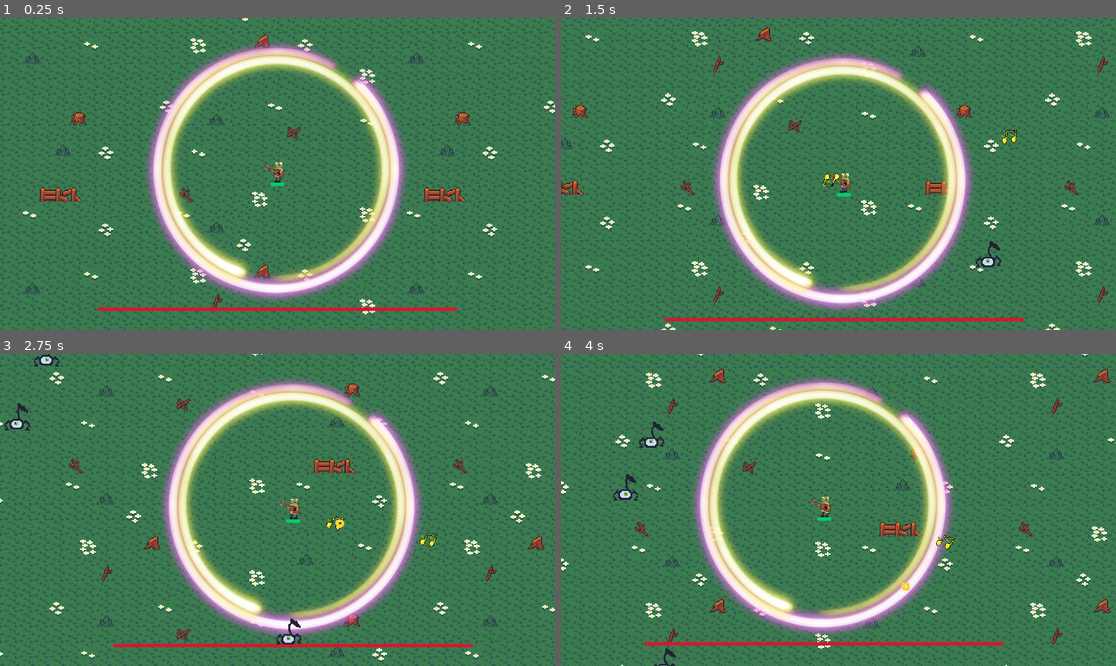
Above: before the commit, frames 1-4 (two rows, left to right).
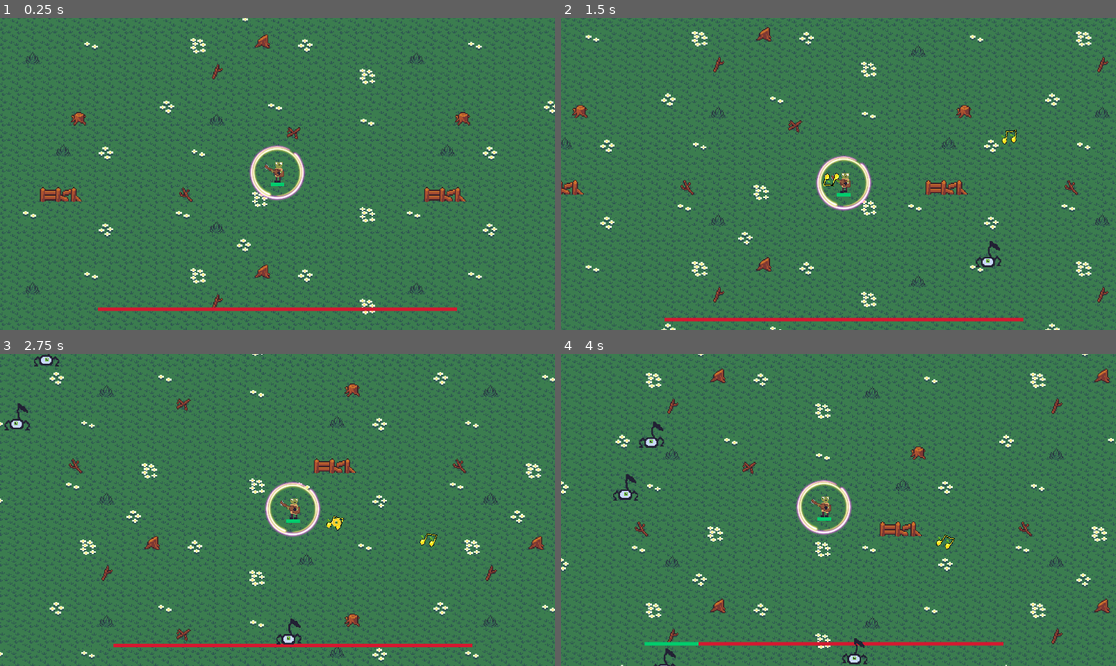
Above: after the commit, the same moments.

Repository: 7ranquility/MagicalGuysTest
Game: Godot game, scene res://scenes/main/main_scene.tscn
Two runs of this game, one before a commit and one after it. Both use one fixed random seed, a clock stepped at 60 frames per second and the inputs below.
Inputs (mouse positions are in pixels of both pictures, inside the frame that each line leads up to):
- Up to frame 1 (0.25 s): no input
- Up to frame 2 (1.5 s): tap Enter at 0.5, 0.8, 1.35 s; move the mouse to (960, 158) at 0.52 s; hold D (ui_right) 0.53-1.28 s; click (960, 158) at 0.6 s; tap Space at 0.77, 1.07 s; move the mouse to (727, 189) at 1.27 s; hold S (ui_down) from 1.28 s (still down); click (727, 189) at 1.42 s
- Up to frame 3 (2.75 s): tap Space at 1.52, 1.82, 2.3 s; tap Keypad Enter at 1.55, 2.1 s; move the mouse to (333, 441) at 2.02 s; release S (ui_down) at 2.03 s; hold D (ui_right) from 2.03 s (still down); click (333, 441) at 2.17 s
- Up to frame 4 (4 s): move the mouse to (810, 572) at 2.77 s; release D (ui_right) at 2.78 s; hold W (ui_up) 2.78-3.53 s; tap Space at 2.85, 3.02, 3.32, 3.77 s; click (810, 572) at 3.05 s; move the mouse to (1005, 556) at 3.52 s; hold A (ui_left) from 3.53 s (still down); click (1005, 556) at 3.6 s; tap Enter at 3.8 s

The runs differ from the first frame. In frame 1, 13% of the frame differs, in the area x 26-74%, y 8-91%; in frame 2, 12%; in frame 3, 13%; in frame 4, 13%, in the area x 15-71%, y 7-100%.

Commit message:
Start Menu

Diff:
--- a/scenes/main/LevelUpMenu.tscn
+++ b/scenes/main/LevelUpMenu.tscn
@@ -14,17 +14,21 @@
 
 [node name="Panel" type="Panel" parent="."]
 layout_mode = 0
-anchor_left = 0.25
-anchor_top = 0.2
-anchor_right = 0.75
-anchor_bottom = 0.8
+anchor_left = 0.5
+anchor_top = 0.5
+anchor_right = 0.5
+anchor_bottom = 0.5
+offset_left = -200.0
+offset_top = -150.0
+offset_right = 200.0
+offset_bottom = 150.0
+size_flags_horizontal = 0
+size_flags_vertical = 0
 
 [node name="VBoxContainer" type="VBoxContainer" parent="Panel"]
 layout_mode = 0
-anchor_left = 0.1
-anchor_top = 0.1
-anchor_right = 0.9
-anchor_bottom = 0.9
+anchor_right = 1.0
+anchor_bottom = 1.0
 
 [node name="Title" type="Label" parent="Panel/VBoxContainer"]
 layout_mode = 2
--- a/scenes/main/main_scene.tscn
+++ b/scenes/main/main_scene.tscn
@@ -5,13 +5,10 @@
 [ext_resource type="PackedScene" uid="uid://clux3klygbqmw" path="res://scenes/enemy/enemy.tscn" id="2_24sno"]
 [ext_resource type="PackedScene" uid="uid://cvvure83jd3oi" path="res://scenes/player/player.tscn" id="3_s7l2u"]
 [ext_resource type="PackedScene" uid="uid://bkj5oue6aa54h" path="res://scenes/main/LevelUpMenu.tscn" id="LevelUpMenu_tscn"]
-
-[sub_resource type="GDScript" id="GDScript_o3jxj"]
-script/source = "extends Node2D
-"
+[ext_resource type="Script" uid="uid://ct50ma43vkims" path="res://scripts/main/main_scene.gd" id="main_scene_gd"]
 
 [node name="MainScene" type="Node2D"]
-script = SubResource("GDScript_o3jxj")
+script = ExtResource("main_scene_gd")
 
 [node name="Background" type="Sprite2D" parent="."]
 texture_filter = 1
@@ -28,6 +25,14 @@
 
 [node name="Player" parent="." instance=ExtResource("3_s7l2u")]
 
-[node name="LevelUpMenu" parent="." instance=ExtResource("LevelUpMenu_tscn")]
-layout_mode = 3
-anchors_preset = 15
+[node name="UILayer" type="CanvasLayer" parent="."]
+
+[node name="LevelUpMenu" parent="UILayer" instance=ExtResource("LevelUpMenu_tscn")]
+visible = true
+anchors_preset = 0
+anchor_right = 0.0
+anchor_bottom = 0.0
+offset_left = -153.0
+offset_top = -34.0
+offset_right = 185.0
+offset_bottom = 189.0
--- /dev/null
+++ b/scenes/ui/in_game_ui.tscn
@@ -0,0 +1,107 @@
+[gd_scene load_steps=5 format=3 uid="uid://btwim57o8xrcr"]
+
+[ext_resource type="Texture2D" uid="uid://b84il8dp1erls" path="res://assets/ui/small_ui.png" id="1_uyty4"]
+[ext_resource type="Texture2D" uid="uid://7frpkfyuqt5p" path="res://assets/ui/big_ui.png" id="2_4db6k"]
+
+[sub_resource type="StyleBoxTexture" id="StyleBoxTexture_eeonk"]
+texture = ExtResource("2_4db6k")
+texture_margin_left = 6.0
+texture_margin_top = 6.0
+texture_margin_right = 6.0
+texture_margin_bottom = 6.0
+region_rect = Rect2(231, 0, 32, 32)
+
+[sub_resource type="StyleBoxTexture" id="StyleBoxTexture_qvqbd"]
+texture = ExtResource("2_4db6k")
+texture_margin_left = 4.0
+texture_margin_top = 4.0
+texture_margin_right = 4.0
+texture_margin_bottom = 4.0
+region_rect = Rect2(165, 0, 32, 32)
+
+[node name="inGameUI" type="Control"]
+layout_mode = 3
+anchors_preset = 15
+anchor_right = 1.0
+anchor_bottom = 1.0
+grow_horizontal = 2
+grow_vertical = 2
+
+[node name="popupMenu" type="MarginContainer" parent="."]
+layout_mode = 1
+anchors_preset = 15
+anchor_right = 1.0
+anchor_bottom = 1.0
+grow_horizontal = 2
+grow_vertical = 2
+
+[node name="VBoxContainer" type="VBoxContainer" parent="popupMenu"]
+layout_mode = 2
+size_flags_horizontal = 4
+size_flags_vertical = 8
+theme_override_constants/separation = 50
+
+[node name="baseMenuScreen" type="MarginContainer" parent="popupMenu/VBoxContainer"]
+layout_mode = 2
+size_flags_horizontal = 4
+size_flags_vertical = 4
+
+[node name="NinePatchRect" type="NinePatchRect" parent="popupMenu/VBoxContainer/baseMenuScreen"]
+texture_filter = 1
+custom_minimum_size = Vector2(300, 200)
+layout_mode = 2
+texture = ExtResource("1_uyty4")
+region_rect = Rect2(170, 0, 16, 16)
+patch_margin_left = 4
+patch_margin_top = 4
+patch_margin_right = 4
+patch_margin_bottom = 4
+
+[node name="MarginContainer" type="MarginContainer" parent="popupMenu/VBoxContainer/baseMenuScreen/NinePatchRect"]
+layout_mode = 1
+anchors_preset = 15
+anchor_right = 1.0
+anchor_bottom = 1.0
+offset_left = 1.0
+offset_right = -1.0
+grow_horizontal = 2
+grow_vertical = 2
+theme_override_constants/margin_left = 30
+theme_override_constants/margin_top = 15
+theme_override_constants/margin_right = 30
+theme_override_constants/margin_bottom = 15
+
+[node name="VBoxContainer" type="VBoxContainer" parent="popupMenu/VBoxContainer/baseMenuScreen/NinePatchRect/MarginContainer"]
+layout_mode = 2
+theme_override_constants/separation = 25
+
+[node name="Start Game" type="Button" parent="popupMenu/VBoxContainer/baseMenuScreen/NinePatchRect/MarginContainer/VBoxContainer"]
+texture_filter = 1
+custom_minimum_size = Vector2(150, 40)
+layout_mode = 2
+size_flags_horizontal = 4
+size_flags_vertical = 0
+theme_override_styles/hover = SubResource("StyleBoxTexture_eeonk")
+theme_override_styles/normal = SubResource("StyleBoxTexture_qvqbd")
+text = "Start Game"
+
+[node name="Settings" type="Button" parent="popupMenu/VBoxContainer/baseMenuScreen/NinePatchRect/MarginContainer/VBoxContainer"]
+custom_minimum_size = Vector2(150, 40)
+layout_mode = 2
+size_flags_horizontal = 4
+size_flags_vertical = 0
+theme_override_styles/hover = SubResource("StyleBoxTexture_eeonk")
+theme_override_styles/normal = SubResource("StyleBoxTexture_qvqbd")
+text = "Settings"
+
+[node name="Quit" type="Button" parent="popupMenu/VBoxContainer/baseMenuScreen/NinePatchRect/MarginContainer/VBoxContainer"]
+custom_minimum_size = Vector2(150, 40)
+layout_mode = 2
+size_flags_horizontal = 4
+size_flags_vertical = 0
+theme_override_styles/hover = SubResource("StyleBoxTexture_eeonk")
+theme_override_styles/normal = SubResource("StyleBoxTexture_qvqbd")
+text = "Quit"
+
+[node name="Seperator" type="Control" parent="popupMenu/VBoxContainer"]
+layout_mode = 2
--- a/scenes/weapon/aura.tscn
+++ b/scenes/weapon/aura.tscn
@@ -16,5 +16,4 @@
 
 [node name="Sprite2D" type="Sprite2D" parent="."]
 position = Vector2(0, -1)
-scale = Vector2(0.928473, 0.928473)
 texture = ExtResource("2_vjrgi")
--- a/scripts/main/level_up_menu.gd
+++ b/scripts/main/level_up_menu.gd
@@ -2,15 +2,18 @@
 
 signal upgrade_chosen(upgrade_id)
 
-var upgrades = [] # List of all possible upgrades (populated externally)
-var available_upgrades = [] # Upgrades to show this time
-var weapon_groups = {} # {group_name: [upgrade_id, ...]}
+var upgrades = []  # List of all possible upgrades (populated externally)
+var available_upgrades = []  # Upgrades to show this time
+var weapon_groups = {}  # {group_name: [upgrade_id, ...]}
 
 const MAX_CHOICES = 3
+
 
 func _ready():
 	visible = false
 	set_process_input(false)
+	process_mode = Node.PROCESS_MODE_ALWAYS
+
 
 func show_menu(upgrade_pool: Array, group_filter: Array):
 	print("show_menu called with upgrades:", upgrade_pool, " groups:", group_filter)
@@ -32,70 +35,87 @@
 	set_process_input(true)
 	grab_focus()
 
+
 func _update_ui():
 	print("_update_ui called, available_upgrades:", available_upgrades)
 	var buttons_container = get_node("Panel/VBoxContainer/UpgradeButtons")
 	print("buttons_container:", buttons_container)
-	buttons_container.clear()
+	# Remove all children from the container
+	for child in buttons_container.get_children():
+		buttons_container.remove_child(child)
+		child.queue_free()
+	var first_btn = null
 	for i in range(available_upgrades.size()):
 		var upg = available_upgrades[i]
 		var btn = Button.new()
 		btn.text = upg.name + " (" + upg.group + ")\n" + upg.description
 		btn.focus_mode = Control.FOCUS_ALL
-		btn.connect("pressed", Callable(self, "_on_upgrade_selected").bind(i))
+		btn.mouse_filter = Control.MOUSE_FILTER_STOP
+		btn.disabled = false
+		btn.process_mode = Node.PROCESS_MODE_ALWAYS
+		print("Connecting button ", i, ": ", btn.text)
+		btn.pressed.connect(func(): _on_upgrade_selected(i))
 		buttons_container.add_child(btn)
 		if i == 0:
-			btn.grab_focus()
+			first_btn = btn
+	# Focus the first button and the menu
+	if first_btn:
+		first_btn.grab_focus()
+	grab_focus()
+
 
 func _on_upgrade_selected(idx):
+	print("_on_upgrade_selected called with idx:", idx)
 	var chosen = available_upgrades[idx]
 	emit_signal("upgrade_chosen", chosen.id)
 	visible = false
 	get_tree().paused = false
 	set_process_input(false)
 
+
 # Gamepad/keyboard navigation
 func _unhandled_input(event):
 	if not visible:
 		return
+	var buttons = get_node("Panel/VBoxContainer/UpgradeButtons").get_children()
+	var focused = null
+	for i in range(buttons.size()):
+		if buttons[i].has_focus():
+			focused = i
+			break
 	if event is InputEventKey and event.pressed:
-		var buttons = get_node("Panel/VBoxContainer/UpgradeButtons").get_children()
-		var focused = null
-		for i in range(buttons.size()):
-			if buttons[i].has_focus():
-				focused = i
-				break
 		if event.keycode == KEY_UP:
 			if focused != null and focused > 0:
-				buttons[focused-1].grab_focus()
+				buttons[focused - 1].grab_focus()
 				accept_event()
 		elif event.keycode == KEY_DOWN:
-			if focused != null and focused < buttons.size()-1:
-				buttons[focused+1].grab_focus()
+			if focused != null and focused < buttons.size() - 1:
+				buttons[focused + 1].grab_focus()
 				accept_event()
 		elif event.keycode in [KEY_ENTER, KEY_KP_ENTER, KEY_SPACE]:
 			if focused != null:
 				buttons[focused].emit_signal("pressed")
 				accept_event()
+			elif buttons.size() == 1:
+				buttons[0].emit_signal("pressed")
+				accept_event()
 	elif event is InputEventJoypadButton and event.pressed:
-		var buttons = get_node("Panel/VBoxContainer/UpgradeButtons").get_children()
-		var focused = null
-		for i in range(buttons.size()):
-			if buttons[i].has_focus():
-				focused = i
-				break
 		if event.button_index == JOY_BUTTON_DPAD_UP:
 			if focused != null and focused > 0:
-				buttons[focused-1].grab_focus()
+				buttons[focused - 1].grab_focus()
 				accept_event()
 		elif event.button_index == JOY_BUTTON_DPAD_DOWN:
-			if focused != null and focused < buttons.size()-1:
-				buttons[focused+1].grab_focus()
+			if focused != null and focused < buttons.size() - 1:
+				buttons[focused + 1].grab_focus()
 				accept_event()
 		elif event.button_index in [JOY_BUTTON_A, JOY_BUTTON_START]:
 			if focused != null:
 				buttons[focused].emit_signal("pressed")
 				accept_event()
+			elif buttons.size() == 1:
+				buttons[0].emit_signal("pressed")
+				accept_event()
+
 
 # Utility for registering upgrades (to be called externally)
 func register_upgrade(upgrade):
--- a/scripts/main/main_scene.gd
+++ b/scripts/main/main_scene.gd
@@ -1,6 +1,6 @@
 extends Node2D
 
-@onready var level_up_menu = $LevelUpMenu
+@onready var level_up_menu = $UILayer/LevelUpMenu
 
 func _input(event):
 	if event is InputEventKey and event.pressed and event.keycode == KEY_L:
--- a/scripts/player/player.gd
+++ b/scripts/player/player.gd
@@ -21,6 +21,9 @@
 var invincibility_timer: float = 0.0
 var mouse_position: Vector2
 var is_manual_aiming: bool = false
+var pending_level_up := false
+var pending_upgrades := []
+var projectile_damage := 10
 
 
 func _ready():
@@ -29,6 +32,10 @@
 	setup_xp_bar()
 	setup_hurtbox()
 	add_to_group("player")
+	# Connect to LevelUpMenu signal
+	var menu = get_level_up_menu()
+	if menu:
+		menu.connect("upgrade_chosen", Callable(self, "_on_upgrade_chosen"))
 
 
 func setup_health_bar():
@@ -97,7 +104,8 @@
 	var projectile = ProjectileScene.instantiate()
 	owner.add_child(projectile)
 	projectile.global_position = $Muzzle.global_position
-
+	# Set projectile damage (directly, since all projectiles have 'damage')
+	projectile.damage = projectile_damage
 	# Calculate direction to mouse
 	var direction = (mouse_position - $Muzzle.global_position).normalized()
 	projectile.rotation = direction.angle()
@@ -134,6 +142,8 @@
 		var b = ProjectileScene.instantiate()
 		owner.add_child(b)
 		b.global_position = $Muzzle.global_position
+		# Set projectile damage (directly)
+		b.damage = projectile_damage
 		var dir = ($Muzzle.global_position.direction_to(closest_enemy.global_position)).normalized()
 		b.rotation = dir.angle()
 		b.direction = dir
@@ -202,11 +212,61 @@
 		level_up()
 
 
+func get_level_up_menu():
+	# Now looks for LevelUpMenu under UILayer
+	return get_tree().current_scene.get_node_or_null("UILayer/LevelUpMenu")
+
+
 func level_up():
 	current_xp -= xp_to_next_level
 	xp_to_next_level = int(xp_to_next_level * 1.5)  # Increase XP requirement
 	update_xp_bar()
 	print("Level up!")
-	# Example: Increase aura radius by 20 on level up
-	if aura and aura.has_method("set_aura_radius"):
-		aura.set_aura_radius(aura.aura_radius + 20)
+	# Prepare upgrades
+	pending_level_up = true
+	pending_upgrades = []
+	if aura:
+		pending_upgrades.append({
+			id = "aura_damage",
+			name = "Aura Damage",
+			description = "+5 Aura Damage",
+			group = "Aura"
+		})
+		pending_upgrades.append({
+			id = "aura_radius",
+			name = "Aura Radius",
+			description = "+5 Aura Radius",
+			group = "Aura"
+		})
+	if ProjectileScene:
+		pending_upgrades.append({
+			id = "proj_damage",
+			name = "Projectile Damage",
+			description = "+10 Projectile Damage",
+			group = "Projectile"
+		})
+		pending_upgrades.append({
+			id = "proj_firerate",
+			name = "Projectile Fire Rate",
+			description = "Faster Fire Rate",
+			group = "Projectile"
+		})
+	# Show menu
+	var menu = get_level_up_menu()
+	if menu:
+		menu.show_menu(pending_upgrades, ["Aura", "Projectile"])
+
+
+func _on_upgrade_chosen(upgrade_id):
+	print("Upgrade chosen: ", upgrade_id)
+	if upgrade_id == "aura_damage" and aura:
+		aura.damage += 5
+	elif upgrade_id == "aura_radius" and aura:
+		print("Before: aura.aura_radius=", aura.aura_radius)
+		aura.set_aura_radius(aura.aura_radius + 5)
+		print("After: aura.aura_radius=", aura.aura_radius)
+	elif upgrade_id == "proj_damage":
+		projectile_damage += 10
+	elif upgrade_id == "proj_firerate":
+		fire_rate = max(0.1, fire_rate * 0.8)
+	pending_level_up = false
--- a/scripts/weapon/aura.gd
+++ b/scripts/weapon/aura.gd
@@ -2,18 +2,19 @@
 
 @export var damage := 5
 @export var damage_interval := 0.5  # Damage every 0.5 seconds
-@export var aura_radius: float = 147.085
+@export var aura_radius: float = 20.0
 @onready var collision_shape: CollisionShape2D = $CollisionShape2D
 
 var enemies_in_aura: Array[Node] = []
 var damage_timer: float = 0.0
 
+const SPRITE_VISUAL_RADIUS = 100.0  # Adjust this value until the sprite matches the collision shape
+
 
 func _ready():
 	collision_shape.disabled = false
-	# Set initial radius
-	if collision_shape.shape is CircleShape2D:
-		collision_shape.shape.radius = aura_radius
+	# Set initial radius and scale
+	set_aura_radius(aura_radius)
 	area_entered.connect(_on_area_entered)
 	area_exited.connect(_on_area_exited)
 	body_entered.connect(_on_body_entered)
@@ -78,3 +79,7 @@
 	aura_radius = new_radius
 	if collision_shape.shape is CircleShape2D:
 		collision_shape.shape.radius = aura_radius
+	var sprite = $Sprite2D
+	if sprite.texture:
+		var scale_factor = aura_radius / SPRITE_VISUAL_RADIUS
+		sprite.scale = Vector2.ONE * scale_factor
Binary file added: assets/ui/big_ui.png
Not shown, added: assets/ui/big_ui.png.import
Binary file added: assets/ui/small_ui.png
Not shown, added: assets/ui/small_ui.png.import
Not shown, added: scenes/main/main_scene.tscn890138578.tmp
